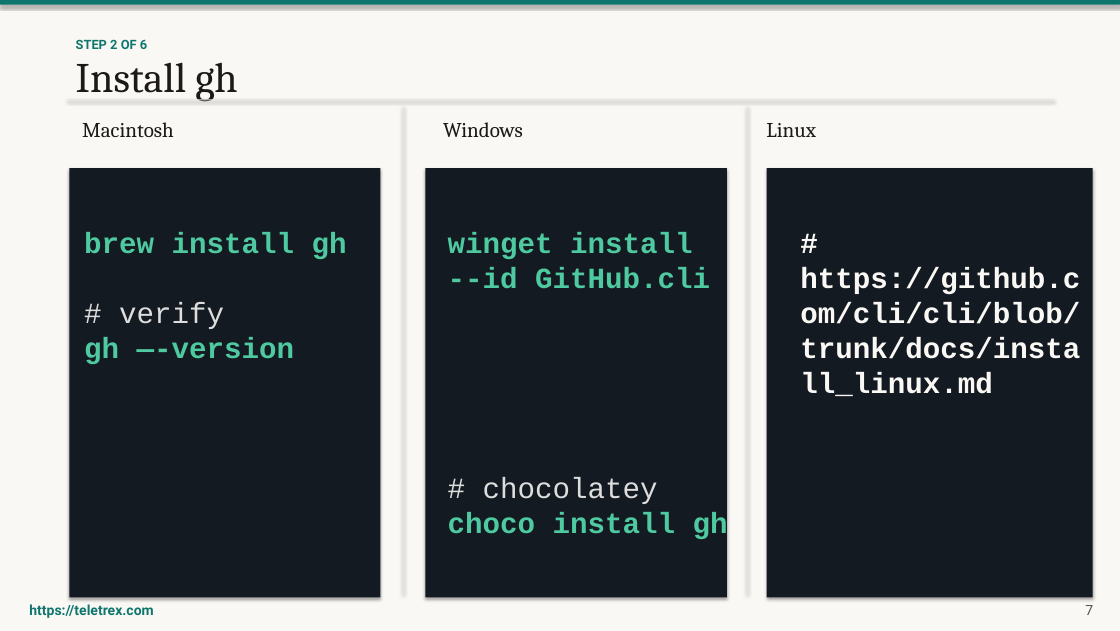
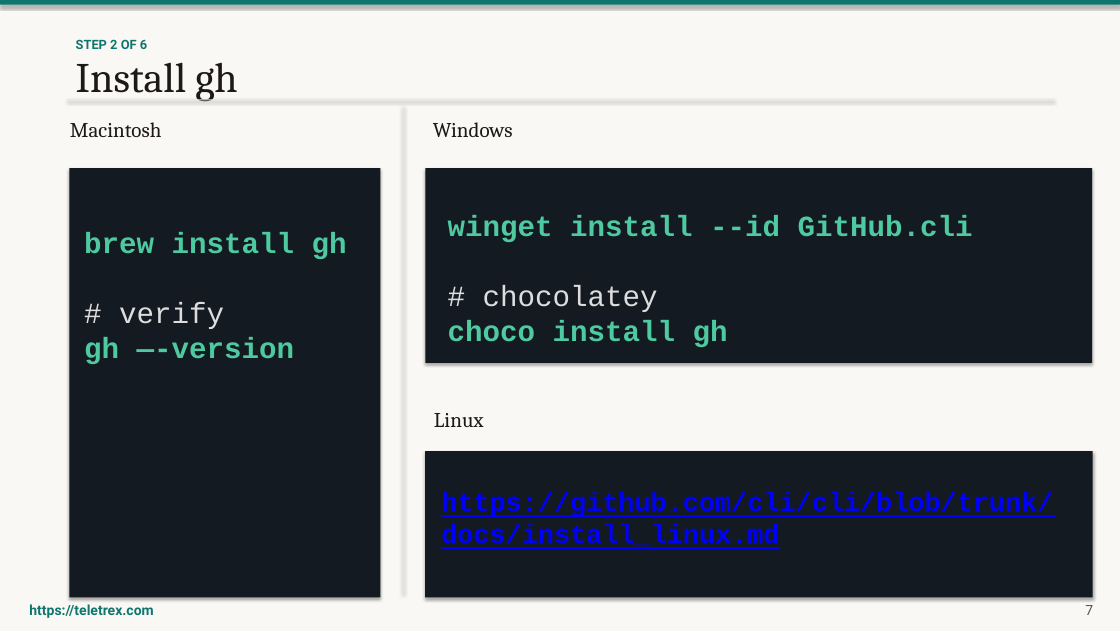
Before and after one commit to louisroehrs/github-pages-training, a slide deck: slide 9 of slides/GitHub-Pages-Training.pptx. Drawn at 1120x631 pixels with LibreOffice and Linux fonts; fonts in the diff are those of the drawing. Boxes give left, top, right and bottom in pixels: in the first picture for what was removed or moved away, otherwise in the second. Text is boxed around its words. In the diff, an @@ line names an element or a change of style, - is before the commit and + after.

```diff
--- a/slides/GitHub-Pages-Training.pptx
+++ b/slides/GitHub-Pages-Training.pptx
@@ text "Macintosh": place and size @@
-text "Macintosh" at <box>82,122,174,138</box>
+text "Macintosh" at <box>70,122,162,137</box>
@@ text "Windows": place and size @@
-text "Windows" at <box>443,122,523,137</box>
+text "Windows" at <box>433,122,513,137</box>
@@ rectangle removed at <box>747,106,748,594</box> @@
@@ rectangle removed at <box>425,168,727,597</box> @@
@@ rectangle added at <box>425,168,1092,362</box>, fill #131A21 @@
@@ text "winget install --id GitHub.cli" rewrapped from <box>448,232,728,542</box> to <box>448,215,973,347</box> @@
@@ rectangle removed at <box>767,168,1093,597</box> @@
@@ text "Linux": place and size @@
-text "Linux" at <box>766,123,816,137</box>
+text "Linux" at <box>434,413,484,427</box>
@@ rectangle added at <box>425,451,1092,597</box>, fill #131A21 @@
@@ text at <box>441,492,1053,549</box>: text changed; size 25 to 23 pt; text colour #FAF8F5 to #0000FF @@
-# https://github.com/cli/cli/blob/trunk/docs/install_linux.md
+https://github.com/cli/cli/blob/trunk/docs/install_linux.md
```
Also in this commit, not shown: 16 other slides changed, 13 slides added, 2 other files.
